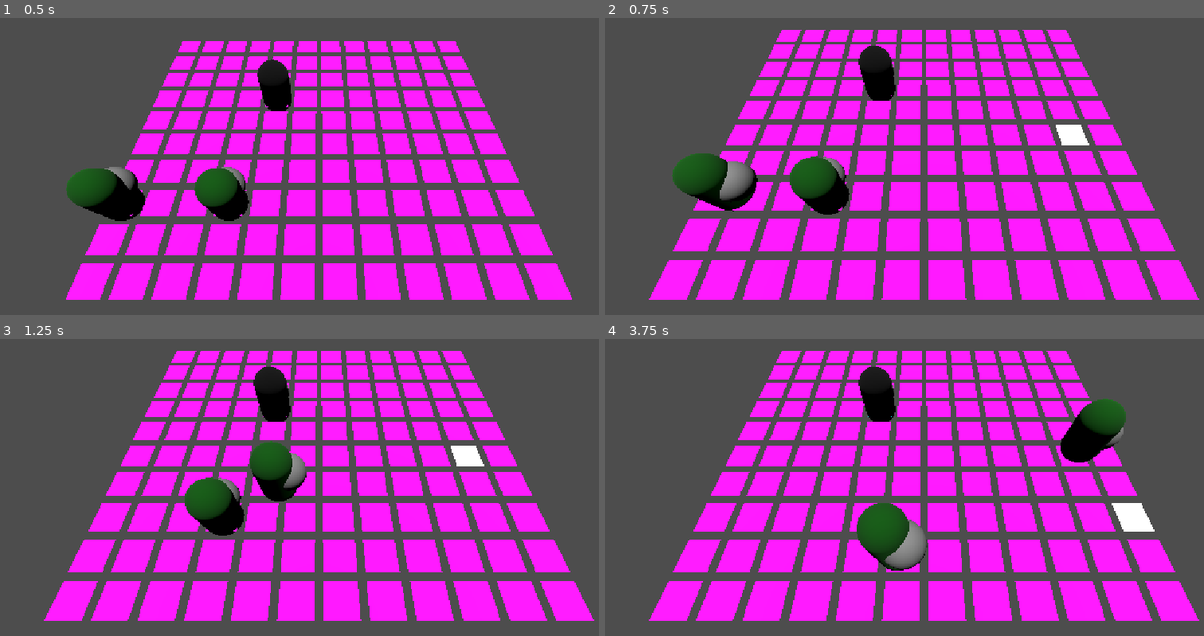
Above: before the commit, frames 1-4 (two rows, left to right).
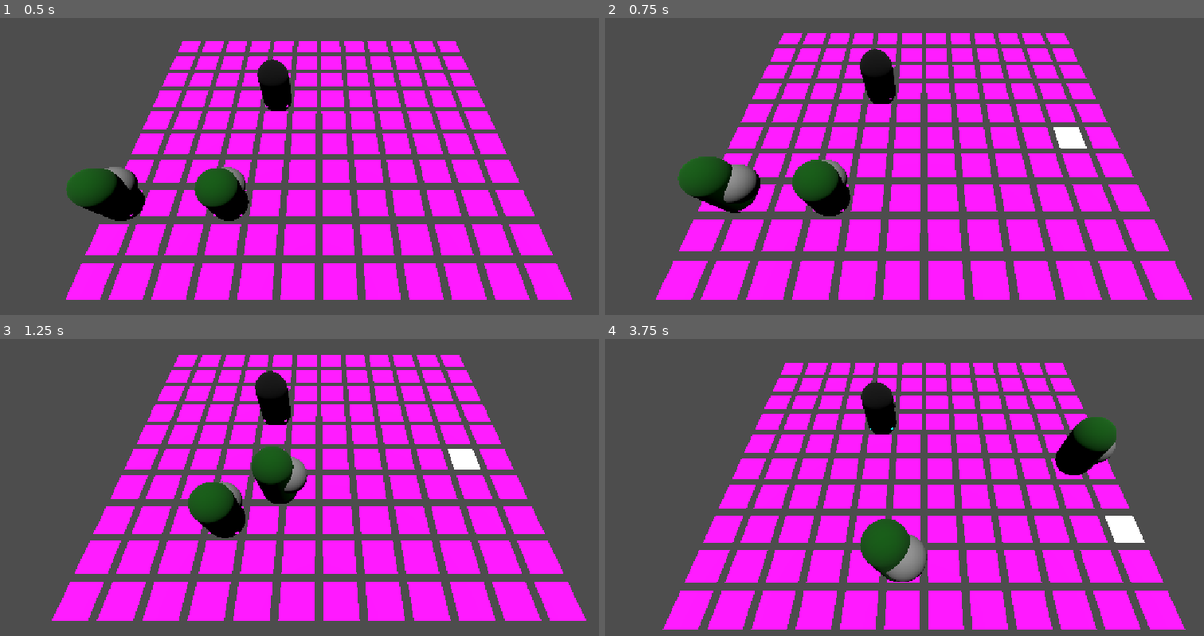
Above: after the commit, the same moments.

Repository: PanKibli0/PRO_grafika
Game: Godot game, scene res://battle.tscn
Same seed, same stepped clock (60 frames per second), same inputs: the game is played once before the commit and once after it.
Inputs (mouse positions are in pixels of both pictures, inside the frame that each line leads up to):
- Up to frame 1 (0.5 s): no input
- Up to frame 2 (0.75 s): tap Enter at 0.5 s; move the mouse to (1066, 145) at 0.52 s; hold Right (ui_right) from 0.53 s (still down); hold Page Down (camera_zoom_down) from 0.53 s (still down); click (1066, 145) at 0.67 s
- Up to frame 3 (1.25 s): keep holding Right (ui_right); keep holding Page Down (camera_zoom_down)
- Up to frame 4 (3.75 s): move the mouse to (796, 502) at 1.27 s; release Right (ui_right) at 1.28 s; release Page Down (camera_zoom_down) at 1.28 s; hold Down (ui_down) 1.28-2.03 s; tap Page Up (camera_zoom_up) at 1.35, 2.85 s; move the mouse to (988, 407) at 2.02 s; hold Right (ui_right) 2.03-2.78 s; hold Page Down (camera_zoom_down) 2.03-2.78 s; tap Space at 2.75 s; move the mouse to (892, 555) at 2.77 s; hold Up (ui_up) 2.78-3.53 s; click (892, 555) at 2.92 s; tap Enter at 3.5 s; move the mouse to (1114, 537) at 3.52 s; hold Left (ui_left) from 3.53 s (still down); hold Page Down (camera_zoom_down) from 3.53 s (still down)

Frame 1 is identical in both runs. In frame 2, 14% of the frame differs, in the area x 7-100%, y 4-95%; in frame 3, 17%; in frame 4, 36%, in the area x 7-100%, y 4-98%.

Commit message:
Update camera.gd

Diff:
--- a/camera.gd
+++ b/camera.gd
@@ -13,6 +13,8 @@
 		transform.origin.y -= move_speed
 		zoom -= 0.1
 
+	transform.origin = standard_postion.lerp(transform.origin, zoom)
+
 	if zoom != 1.0:
 		if event.is_action_pressed("ui_right"):
 			transform.origin.x += move_speed
